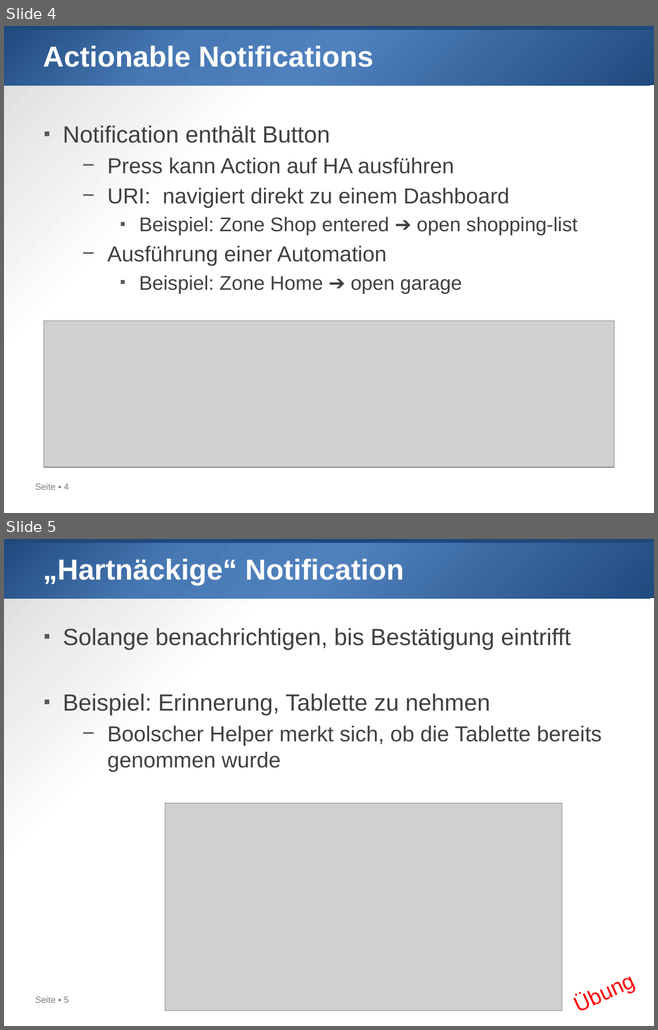
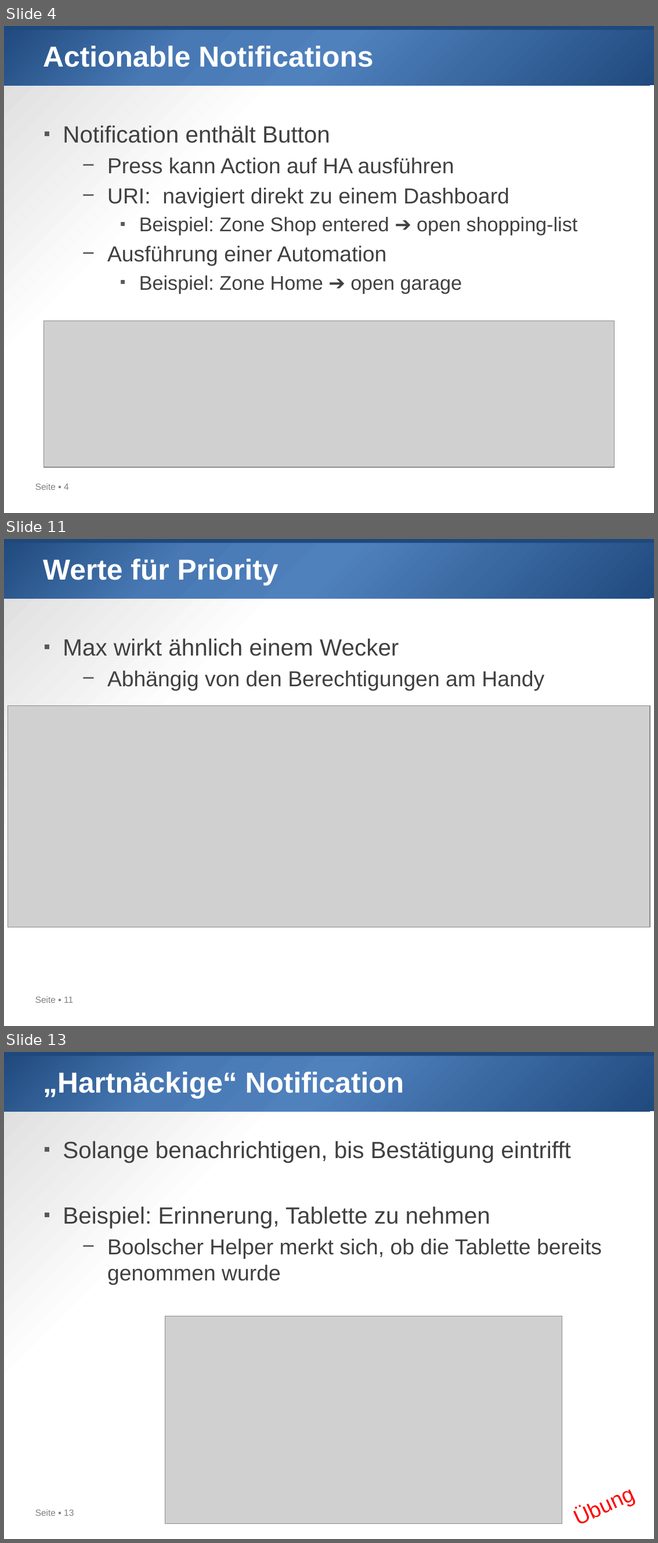
Before and after one commit to htl-leo/sperlhof, a slide deck: 2024-04-15/03_notifications.pptx. Shown one above the other, each under a label of ours: slides 4 and 5 before the commit, slides 4, 11 and 13 after it; the slides between them are not shown. The pictures are 658x1030 and 658x1543 pixels, drawn with LibreOffice and Linux fonts; fonts in the diff are those of the drawing; grey boxes stand for pictures. Boxes give left, top, right and bottom in pixels: in the first picture for what was removed or moved away, otherwise in the second. Text is boxed around its words. In the diff, an @@ line names an element or a change of style, - is before the commit and + after.

```diff
--- a/2024-04-15/03_notifications.pptx
+++ b/2024-04-15/03_notifications.pptx
@@ slide 11 added at bbox=[4, 539, 654, 1026], background gradient #FFFFFF to #D9D9D9; not listed: 3 template elements that a slide beside it also shows @@
@@ title added at bbox=[43, 559, 278, 586], 32 pt, text #FFFFFF, bold @@
+Werte für Priority
@@ text added at bbox=[63, 638, 544, 690], 24 pt, text #404040 @@
+▪ Max wirkt ähnlich einem Wecker
+  − Abhängig von den Berechtigungen am Handy
@@ picture added at bbox=[8, 706, 650, 928] @@
@@ what was slide 5 is now slide 13 @@
@@ page number at bbox=[35, 1510, 74, 1516]: text changed @@
-Seite ▪ 5
+Seite ▪ 13
```
Also in this commit, not shown: 7 other slides added, 27 other files.
